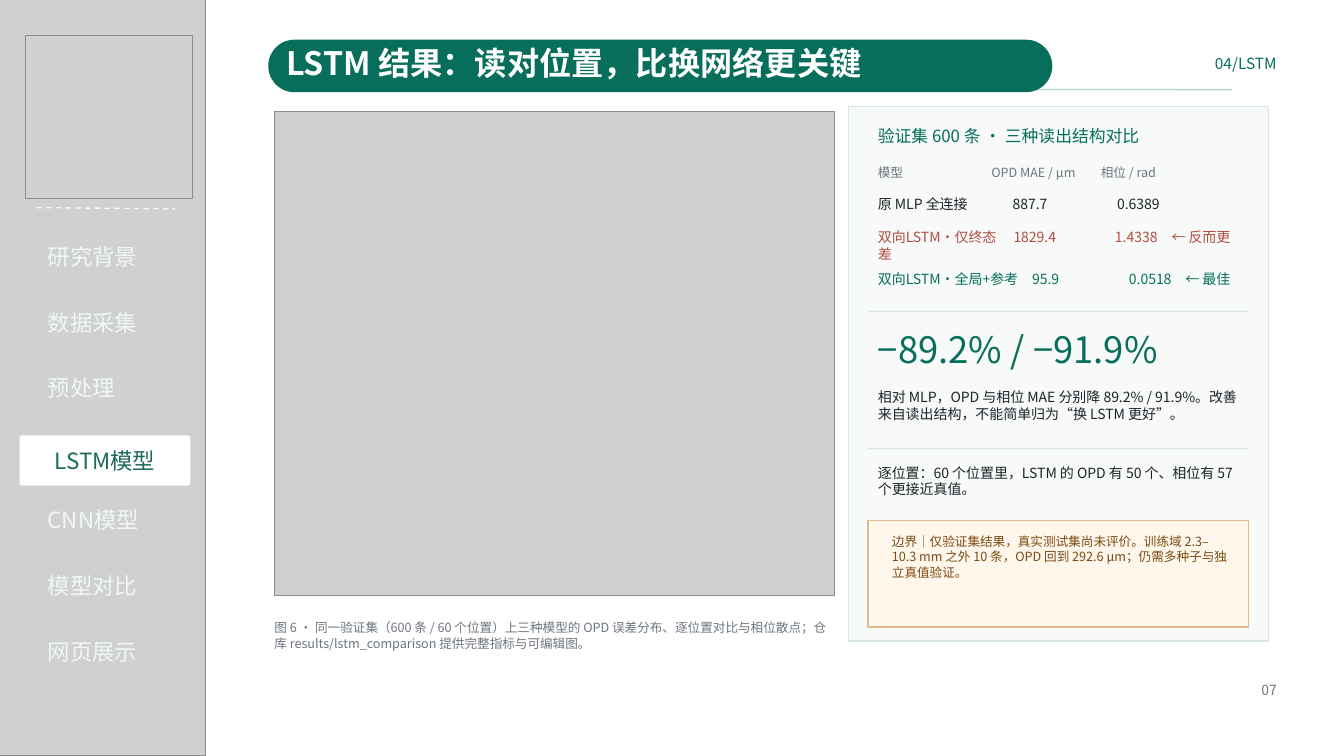
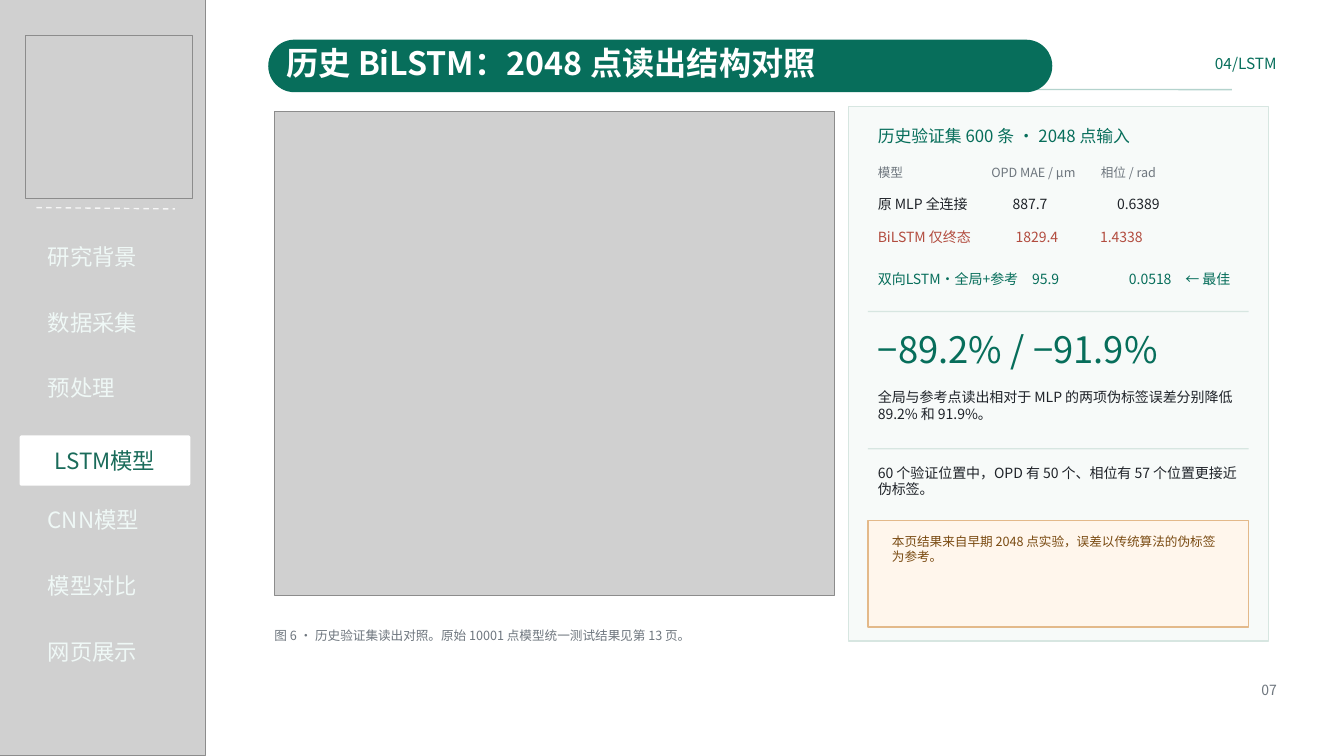
Before and after one commit to Kyson001/intelligent-demodulation-of-spectral-interference-signalsls, a slide deck: slide 7 of presentations/2.0.pptx. Drawn at 1344x756 pixels with LibreOffice and Linux fonts; fonts in the diff are those of the drawing; grey boxes stand for pictures. Boxes give left, top, right and bottom in pixels: in the first picture for what was removed or moved away, otherwise in the second. Text is boxed around its words. In the diff, an @@ line names an element or a change of style, - is before the commit and + after.

Commit message:
Train raw-spectrum CNN and BiLSTM and update project presentation

```diff
--- a/presentations/2.0.pptx
+++ b/presentations/2.0.pptx
@@ text at bbox=[286, 47, 815, 78]: text changed @@
-LSTM 结果：读对位置，比换网络更关键
+历史 BiLSTM：2048 点读出结构对照
@@ text at bbox=[878, 128, 1130, 144]: text changed @@
-验证集 600 条 · 三种读出结构对比
+历史验证集 600 条 · 2048 点输入
@@ text at bbox=[878, 230, 1143, 243]: text changed @@
-双向LSTM·仅终态 1829.4 1.4338 ← 反而更差
+BiLSTM 仅终态 1829.4 1.4338
@@ text at bbox=[878, 390, 1232, 420]: text changed @@
-相对 MLP，OPD 与相位 MAE 分别降 89.2% / 91.9%。改善来自读出结构，不能简单归为“换 LSTM 更好”。
+全局与参考点读出相对于 MLP 的两项伪标签误差分别降低 89.2% 和 91.9%。
@@ text at bbox=[878, 466, 1237, 495]: text changed @@
-逐位置：60 个位置里，LSTM 的 OPD 有 50 个、相位有 57 个更接近真值。
+60 个验证位置中，OPD 有 50 个、相位有 57 个位置更接近伪标签。
@@ text at bbox=[892, 535, 1215, 562]: text changed @@
-边界｜仅验证集结果，真实测试集尚未评价。训练域 2.3–10.3 mm 之外 10 条，OPD 回到 292.6 μm；仍需多种子与独立真值验证。
+本页结果来自早期 2048 点实验，误差以传统算法的伪标签为参考。
@@ text at bbox=[274, 629, 690, 641]: text changed @@
-图 6 · 同一验证集（600 条 / 60 个位置）上三种模型的 OPD 误差分布、逐位置对比与相位散点；仓库 results/lstm_comparison 提供完整指标与可编辑图。
+图 6 · 历史验证集读出对照。原始 10001 点模型统一测试结果见第 13 页。
```
Also in this commit, not shown: 13 other slides changed, 18 other files.
